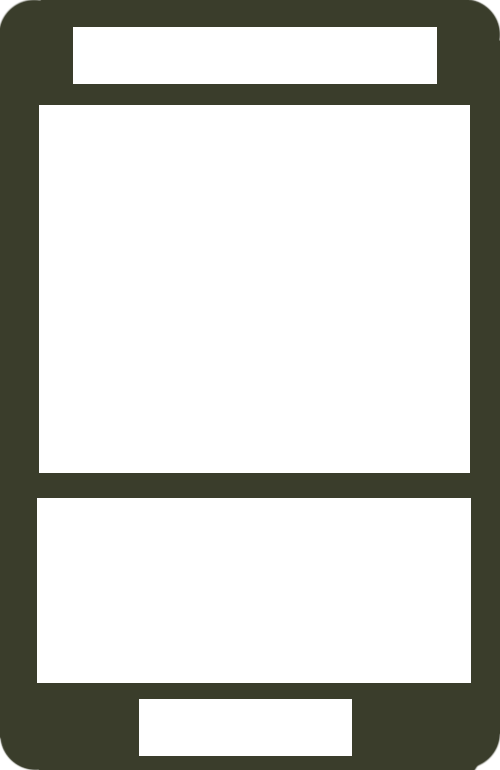
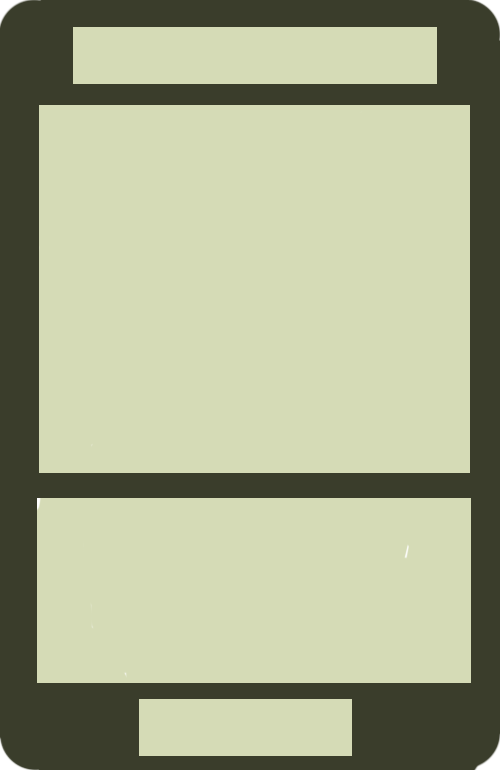
Revision of a layered 500px x 770px image; what changed, layer by layer:
added layer "Layer 2" over [37, 27, 471, 756]
